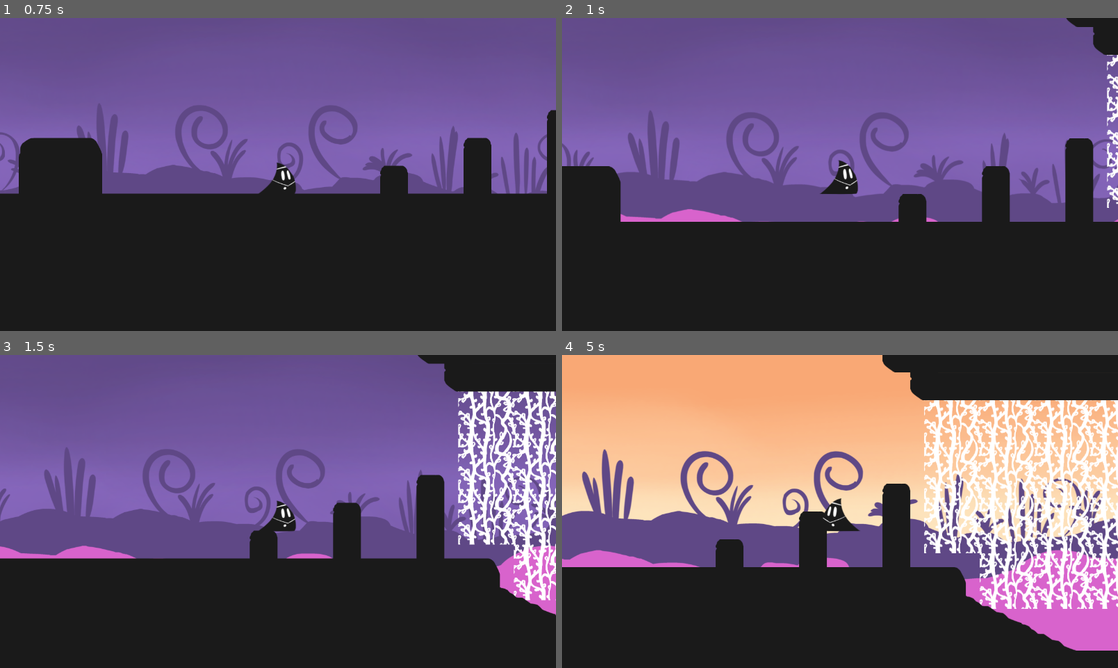
Above: before the commit, frames 1-4 (two rows, left to right).
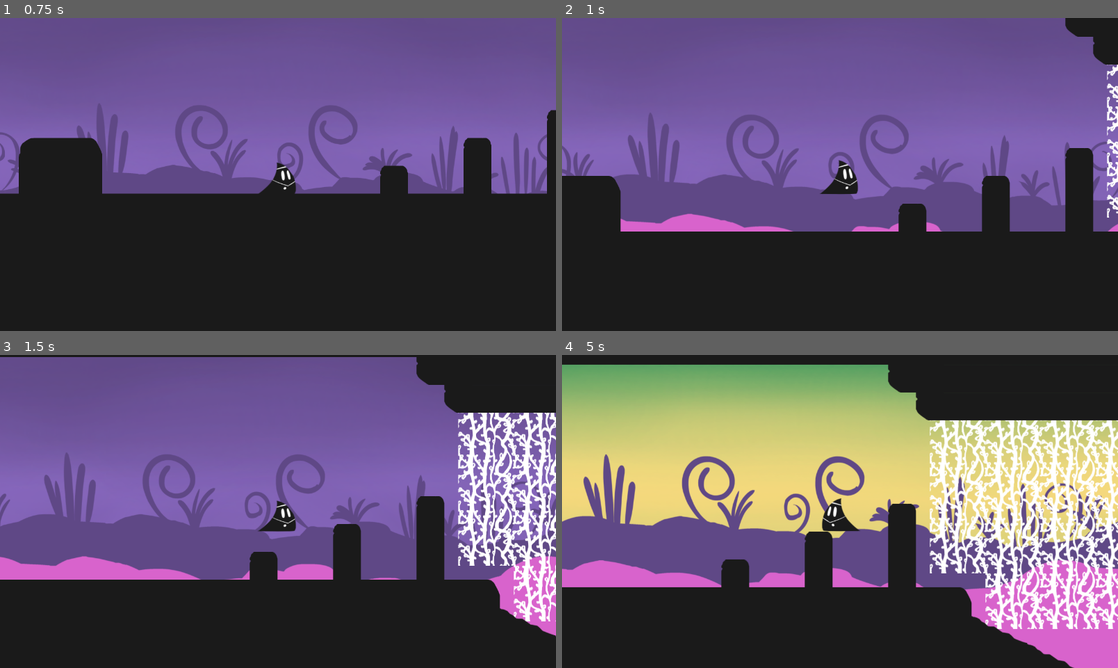
Above: after the commit, the same moments.

Repository: NicholasFlood2000/PirateSoftwareShadowAlchemy
Game: Godot game, scene res://Scenes/Levels/test/TestTest.tscn
Two runs of this game, one before a commit and one after it. Both use one fixed random seed, a clock stepped at 60 frames per second and the inputs below. This scene is started directly instead of the project's main scene.
Inputs:
- Up to frame 1 (0.75 s): hold D (MoveRight) from 0.53 s (still down)
- Up to frame 2 (1 s): keep holding D (MoveRight); tap Space (Jump) at 0.77 s
- Up to frame 3 (1.5 s): keep holding D (MoveRight)
- Up to frame 4 (5 s): tap Space (Jump) at 1.52, 3.02, 3.77, 4.52 s; release D (MoveRight) at 2.03 s; hold Left (MoveLeft) 2.03-2.78 s; hold D (MoveRight) 2.78-4.28 s; tap ` (Debug) at 4.15 s; hold Left (MoveLeft) from 4.28 s (still down)

Frame 1 is identical in both runs. In frame 2, 6.1% of the frame differs, in the area x 0-100%, y 0-69%; in frame 3, 19%; in frame 4, 58%, in the area x 0-100%, y 0-100%.

Commit message:
Adds Tree Platforms
Adds tree modulation and platforms. Replaces fire background to earth background

Diff:
--- a/Objects/player.tscn
+++ b/Objects/player.tscn
@@ -5,6 +5,61 @@
 
 [sub_resource type="RectangleShape2D" id="RectangleShape2D_chcsq"]
 size = Vector2(60, 76)
+
+[sub_resource type="Animation" id="Animation_0pui7"]
+length = 0.001
+tracks/0/type = "value"
+tracks/0/imported = false
+tracks/0/enabled = true
+tracks/0/path = NodePath("sprite/player_sprite:frame")
+tracks/0/interp = 1
+tracks/0/loop_wrap = true
+tracks/0/keys = {
+"times": PackedFloat32Array(0),
+"transitions": PackedFloat32Array(1),
+"update": 1,
+"values": [0]
+}
+tracks/1/type = "value"
+tracks/1/imported = false
+tracks/1/enabled = true
+tracks/1/path = NodePath("sprite/player_sprite:scale")
+tracks/1/interp = 1
+tracks/1/loop_wrap = true
+tracks/1/keys = {
+"times": PackedFloat32Array(0),
+"transitions": PackedFloat32Array(1),
+"update": 0,
+"values": [Vector2(1, 1)]
+}
+tracks/2/type = "value"
+tracks/2/imported = false
+tracks/2/enabled = true
+tracks/2/path = NodePath("sprite/player_sprite:position")
+tracks/2/interp = 1
+tracks/2/loop_wrap = true
+tracks/2/keys = {
+"times": PackedFloat32Array(0),
+"transitions": PackedFloat32Array(1),
+"update": 0,
+"values": [Vector2(0, 0)]
+}
+
+[sub_resource type="Animation" id="Animation_7cwi4"]
+resource_name = "fall"
+step = 0.05
+tracks/0/type = "value"
+tracks/0/imported = false
+tracks/0/enabled = true
+tracks/0/path = NodePath("sprite/player_sprite:frame")
+tracks/0/interp = 1
+tracks/0/loop_wrap = true
+tracks/0/keys = {
+"times": PackedFloat32Array(0, 0.15, 0.25),
+"transitions": PackedFloat32Array(1, 1, 1),
+"update": 1,
+"values": [1, 2, 3]
+}
 
 [sub_resource type="Animation" id="Animation_o2tiu"]
 resource_name = "idle"
@@ -45,43 +100,35 @@
 "values": [Vector2(1, 1)]
 }
 
-[sub_resource type="Animation" id="Animation_0pui7"]
-length = 0.001
-tracks/0/type = "value"
-tracks/0/imported = false
-tracks/0/enabled = true
-tracks/0/path = NodePath("sprite/player_sprite:frame")
-tracks/0/interp = 1
-tracks/0/loop_wrap = true
-tracks/0/keys = {
-"times": PackedFloat32Array(0),
-"transitions": PackedFloat32Array(1),
-"update": 1,
-"values": [0]
-}
-tracks/1/type = "value"
-tracks/1/imported = false
-tracks/1/enabled = true
-tracks/1/path = NodePath("sprite/player_sprite:scale")
-tracks/1/interp = 1
-tracks/1/loop_wrap = true
-tracks/1/keys = {
-"times": PackedFloat32Array(0),
-"transitions": PackedFloat32Array(1),
-"update": 0,
-"values": [Vector2(1, 1)]
-}
-tracks/2/type = "value"
-tracks/2/imported = false
-tracks/2/enabled = true
-tracks/2/path = NodePath("sprite/player_sprite:position")
-tracks/2/interp = 1
-tracks/2/loop_wrap = true
-tracks/2/keys = {
-"times": PackedFloat32Array(0),
-"transitions": PackedFloat32Array(1),
-"update": 0,
-"values": [Vector2(0, 0)]
+[sub_resource type="Animation" id="Animation_d1fjj"]
+resource_name = "jump"
+tracks/0/type = "value"
+tracks/0/imported = false
+tracks/0/enabled = true
+tracks/0/path = NodePath("sprite/player_sprite:frame")
+tracks/0/interp = 1
+tracks/0/loop_wrap = true
+tracks/0/keys = {
+"times": PackedFloat32Array(0),
+"transitions": PackedFloat32Array(1),
+"update": 1,
+"values": [1]
+}
+
+[sub_resource type="Animation" id="Animation_dq5bj"]
+resource_name = "turn_around"
+step = 0.05
+tracks/0/type = "value"
+tracks/0/imported = false
+tracks/0/enabled = true
+tracks/0/path = NodePath("sprite/player_sprite:frame")
+tracks/0/interp = 1
+tracks/0/loop_wrap = true
+tracks/0/keys = {
+"times": PackedFloat32Array(0, 0.15, 0.25, 0.4, 0.5),
+"transitions": PackedFloat32Array(1, 1, 1, 1, 1),
+"update": 1,
+"values": [4, 5, 6, 7, 8]
 }
 
 [sub_resource type="Animation" id="Animation_b7g7h"]
@@ -126,53 +173,6 @@
 "values": [Vector2(0, 0), Vector2(0, 5), Vector2(0, 5), Vector2(0, 0), Vector2(0, 0)]
 }
 
-[sub_resource type="Animation" id="Animation_d1fjj"]
-resource_name = "jump"
-tracks/0/type = "value"
-tracks/0/imported = false
-tracks/0/enabled = true
-tracks/0/path = NodePath("sprite/player_sprite:frame")
-tracks/0/interp = 1
-tracks/0/loop_wrap = true
-tracks/0/keys = {
-"times": PackedFloat32Array(0),
-"transitions": PackedFloat32Array(1),
-"update": 1,
-"values": [1]
-}
-
-[sub_resource type="Animation" id="Animation_7cwi4"]
-resource_name = "fall"
-step = 0.05
-tracks/0/type = "value"
-tracks/0/imported = false
-tracks/0/enabled = true
-tracks/0/path = NodePath("sprite/player_sprite:frame")
-tracks/0/interp = 1
-tracks/0/loop_wrap = true
-tracks/0/keys = {
-"times": PackedFloat32Array(0, 0.15, 0.25),
-"transitions": PackedFloat32Array(1, 1, 1),
-"update": 1,
-"values": [1, 2, 3]
-}
-
-[sub_resource type="Animation" id="Animation_dq5bj"]
-resource_name = "turn_around"
-step = 0.05
-tracks/0/type = "value"
-tracks/0/imported = false
-tracks/0/enabled = true
-tracks/0/path = NodePath("sprite/player_sprite:frame")
-tracks/0/interp = 1
-tracks/0/loop_wrap = true
-tracks/0/keys = {
-"times": PackedFloat32Array(0, 0.15, 0.25, 0.4, 0.5),
-"transitions": PackedFloat32Array(1, 1, 1, 1, 1),
-"update": 1,
-"values": [4, 5, 6, 7, 8]
-}
-
 [sub_resource type="AnimationLibrary" id="AnimationLibrary_3y805"]
 _data = {
 "RESET": SubResource("Animation_0pui7"),
@@ -184,6 +184,8 @@
 }
 
 [node name="Player" type="CharacterBody2D"]
+z_index = 5
+floor_snap_length = 10.0
 script = ExtResource("1_wk67q")
 
 [node name="CollisionShape2D" type="CollisionShape2D" parent="."]
--- a/Scenes/Levels/base_level.tscn
+++ b/Scenes/Levels/base_level.tscn
@@ -2,11 +2,11 @@
 
 [ext_resource type="Script" path="res://Scripts/Level.gd" id="1_kebkd"]
 [ext_resource type="Texture2D" uid="uid://b1g0kx7kwn8w0" path="res://Assets/Graphics/MoreTiles2.png" id="1_yvmax"]
-[ext_resource type="Texture2D" uid="uid://wyym0uc5vxhx" path="res://Assets/Graphics/FireParallax2.png" id="2_7yue0"]
+[ext_resource type="Texture2D" uid="uid://cn3pyraxxsub1" path="res://Assets/Graphics/GrassBackground.png" id="2_gde4f"]
 [ext_resource type="Script" path="res://Scripts/Camera.gd" id="2_xvrj2"]
-[ext_resource type="Texture2D" uid="uid://cne0jutjstal6" path="res://Assets/Graphics/FireParallax1.png" id="3_l7o2e"]
-[ext_resource type="Texture2D" uid="uid://vode1ke151a5" path="res://Assets/Graphics/FireBackground.png" id="3_x7jug"]
+[ext_resource type="Texture2D" uid="uid://blget2uen20g6" path="res://Assets/Graphics/GrassParallax2.png" id="3_n4mmx"]
 [ext_resource type="Texture2D" uid="uid://0f4om11ea4jr" path="res://Assets/Graphics/WaterBackground.png" id="4_wy01d"]
+[ext_resource type="Texture2D" uid="uid://bllvlblnebk8j" path="res://Assets/Graphics/GrassParallax1.png" id="4_xrirw"]
 [ext_resource type="Texture2D" uid="uid://bvadp7txaxst6" path="res://Assets/Graphics/WaterParallax2.png" id="5_775rm"]
 [ext_resource type="Texture2D" uid="uid://bbgk1pel4ovig" path="res://Assets/Graphics/WaterParallax1.png" id="6_62yhw"]
 [ext_resource type="Material" uid="uid://dj51ycwt4n72n" path="res://Shaders/Blur.tres" id="7_b355m"]
@@ -212,31 +212,31 @@
 [node name="BaseLevel" type="Node2D"]
 script = ExtResource("1_kebkd")
 
-[node name="FireBackground" type="ParallaxBackground" parent="."]
-
-[node name="FireBackground2" type="Sprite2D" parent="FireBackground"]
+[node name="EarthBackground" type="ParallaxBackground" parent="."]
+
+[node name="EarthBackground2" type="Sprite2D" parent="EarthBackground"]
 visible = false
-texture = ExtResource("3_x7jug")
-centered = false
-
-[node name="ParallaxLayer2" type="ParallaxLayer" parent="FireBackground"]
+texture = ExtResource("2_gde4f")
+centered = false
+
+[node name="ParallaxLayer2" type="ParallaxLayer" parent="EarthBackground"]
 motion_scale = Vector2(0.25, 0.25)
 motion_mirroring = Vector2(1280, 0)
 
-[node name="Sprite2D" type="Sprite2D" parent="FireBackground/ParallaxLayer2"]
+[node name="Sprite2D" type="Sprite2D" parent="EarthBackground/ParallaxLayer2"]
 visible = false
 position = Vector2(0, 119)
-texture = ExtResource("2_7yue0")
-centered = false
-
-[node name="ParallaxLayer" type="ParallaxLayer" parent="FireBackground"]
+texture = ExtResource("3_n4mmx")
+centered = false
+
+[node name="ParallaxLayer" type="ParallaxLayer" parent="EarthBackground"]
 motion_scale = Vector2(0.5, 0.5)
 motion_mirroring = Vector2(1280, 0)
 
-[node name="Sprite2D" type="Sprite2D" parent="FireBackground/ParallaxLayer"]
+[node name="Sprite2D" type="Sprite2D" parent="EarthBackground/ParallaxLayer"]
 visible = false
 position = Vector2(0, 142)
-texture = ExtResource("3_l7o2e")
+texture = ExtResource("4_xrirw")
 centered = false
 
 [node name="WaterBackground" type="ParallaxBackground" parent="."]
@@ -277,6 +277,8 @@
 [node name="TileMap" type="TileMap" parent="."]
 tile_set = SubResource("TileSet_3uvdj")
 format = 2
+layer_1/name = "Vines"
+layer_1/tile_data = PackedInt32Array()
 
 [node name="Player" parent="." instance=ExtResource("10_mtodc")]
 
--- a/Scenes/Levels/test/TestTest.tscn
+++ b/Scenes/Levels/test/TestTest.tscn
@@ -1,14 +1,15 @@
-[gd_scene load_steps=10 format=3 uid="uid://r7c8bdc0ltmg"]
+[gd_scene load_steps=11 format=3 uid="uid://r7c8bdc0ltmg"]
 
 [ext_resource type="PackedScene" uid="uid://cinn1kp7a37h5" path="res://Scenes/Levels/base_level.tscn" id="1_wranl"]
-[ext_resource type="Texture2D" uid="uid://bqgj8rxbu4201" path="res://Assets/Graphics/Tree2Branch2.png" id="4_6melm"]
 [ext_resource type="Texture2D" uid="uid://bjg42hw66hehb" path="res://Assets/Graphics/Tree.png" id="6_6h0k0"]
 [ext_resource type="Texture2D" uid="uid://opuck81b4cf7" path="res://Assets/Graphics/Tree trunk bottom.png" id="6_yocyo"]
+[ext_resource type="PackedScene" uid="uid://dyg0b8w5epe4x" path="res://Scenes/Objects/Trees/tree_trunk_platform_1.tscn" id="7_1dxy4"]
 [ext_resource type="Texture2D" uid="uid://cxymhl6d5g3io" path="res://Assets/Graphics/White Vine 120.png" id="7_e4kwc"]
-[ext_resource type="Texture2D" uid="uid://bwvojkbqtk3w8" path="res://Assets/Graphics/Tree trunk platform 1.png" id="7_eia5h"]
 [ext_resource type="Texture2D" uid="uid://c17wida2j8dwe" path="res://Assets/Graphics/White small Vine 120.png" id="7_yprq7"]
-[ext_resource type="Texture2D" uid="uid://dqj3p81k24jf5" path="res://Assets/Graphics/Tree trunk platform 2.png" id="8_lbxwi"]
+[ext_resource type="PackedScene" uid="uid://ds2o7rq81j15c" path="res://Scenes/Objects/Trees/tree_trunk_platform_2.tscn" id="8_rdijl"]
 [ext_resource type="Texture2D" uid="uid://c4l2hgr1jbn4a" path="res://Assets/Graphics/Tree top.png" id="8_ydxq2"]
+[ext_resource type="PackedScene" uid="uid://d0uj15vrm0v1s" path="res://Scenes/Objects/Trees/tree_2_branch_2.tscn" id="9_kp3mv"]
+[ext_resource type="Script" path="res://Scripts/TreeModulation.gd" id="10_su4ho"]
 
 [node name="BaseLevel" instance=ExtResource("1_wranl")]
 
@@ -21,10 +22,12 @@
 [node name="Tree" type="Sprite2D" parent="." index="5"]
 position = Vector2(2110, 769)
 texture = ExtResource("6_6h0k0")
+script = ExtResource("10_su4ho")
 
 [node name="Tree2" type="Sprite2D" parent="." index="6"]
 position = Vector2(2357, 767)
 texture = ExtResource("6_6h0k0")
+script = ExtResource("10_su4ho")
 
 [node name="WhiteVine120" type="Sprite2D" parent="." index="7"]
 position = Vector2(2913, 372)
@@ -42,26 +45,29 @@
 position = Vector2(2561, 312)
 texture = ExtResource("7_yprq7")
 
-[node name="TreeTop" type="Sprite2D" parent="." index="11"]
+[node name="BigTree" type="Node" parent="." index="11"]
+
+[node name="TreeTop" type="Sprite2D" parent="BigTree" index="0"]
 position = Vector2(1967, 460)
 texture = ExtResource("8_ydxq2")
+script = ExtResource("10_su4ho")
 
-[node name="TreeTrunkBottom" type="Sprite2D" parent="." index="12"]
+[node name="TreeTrunkBottom" type="Sprite2D" parent="BigTree" index="1"]
 position = Vector2(1966, 773)
 texture = ExtResource("6_yocyo")
+script = ExtResource("10_su4ho")
 
-[node name="TreeTrunkBottom2" type="Sprite2D" parent="." index="13"]
+[node name="TreeTrunkBottom2" type="Sprite2D" parent="BigTree" index="2"]
 position = Vector2(1968, 570)
 texture = ExtResource("6_yocyo")
+script = ExtResource("10_su4ho")
 
-[node name="TreeTrunkPlatform1" type="Sprite2D" parent="." index="14"]
+[node name="TreeTrunkPlatform1" parent="BigTree" index="3" instance=ExtResource("7_1dxy4")]
 position = Vector2(2042, 655)
-texture = ExtResource("7_eia5h")
 
-[node name="TreeTrunkPlatform2" type="Sprite2D" parent="." index="15"]
+[node name="TreeTrunkPlatform2" parent="BigTree" index="4" instance=ExtResource("8_rdijl")]
 position = Vector2(1903, 734)
-texture = ExtResource("8_lbxwi")
 
-[node name="Tree2Branch2" type="Sprite2D" parent="." index="16"]
-position = Vector2(1977, 795)
-texture = ExtResource("4_6melm")
+[node name="Tree2Branch2" parent="BigTree" index="5" instance=ExtResource("9_kp3mv")]
+position = Vector2(1976, 801)
+script = ExtResource("10_su4ho")
--- /dev/null
+++ b/Scenes/Objects/Trees/tree_2_branch_2.tscn
@@ -0,0 +1,16 @@
+[gd_scene load_steps=3 format=3 uid="uid://d0uj15vrm0v1s"]
+
+[ext_resource type="Texture2D" uid="uid://bqgj8rxbu4201" path="res://Assets/Graphics/Tree2Branch2.png" id="1_vsbwb"]
+
+[sub_resource type="RectangleShape2D" id="RectangleShape2D_61i21"]
+size = Vector2(80.5, 20)
+
+[node name="Tree2Branch2" type="Sprite2D"]
+texture = ExtResource("1_vsbwb")
+
+[node name="Area2D" type="StaticBody2D" parent="."]
+
+[node name="CollisionShape2D" type="CollisionShape2D" parent="Area2D"]
+position = Vector2(54.75, -23)
+shape = SubResource("RectangleShape2D_61i21")
+one_way_collision = true
--- /dev/null
+++ b/Scenes/Objects/Trees/tree_trunk_platform_1.tscn
@@ -0,0 +1,18 @@
+[gd_scene load_steps=4 format=3 uid="uid://dyg0b8w5epe4x"]
+
+[ext_resource type="Texture2D" uid="uid://bwvojkbqtk3w8" path="res://Assets/Graphics/Tree trunk platform 1.png" id="1_cmhp5"]
+[ext_resource type="Script" path="res://Scripts/TreeModulation.gd" id="2_opfft"]
+
+[sub_resource type="RectangleShape2D" id="RectangleShape2D_7hpw8"]
+size = Vector2(148, 31)
+
+[node name="TreeTrunkPlatform1" type="Sprite2D"]
+texture = ExtResource("1_cmhp5")
+script = ExtResource("2_opfft")
+
+[node name="StaticBody2D" type="StaticBody2D" parent="."]
+
+[node name="CollisionShape2D" type="CollisionShape2D" parent="StaticBody2D"]
+position = Vector2(27, -45.5)
+shape = SubResource("RectangleShape2D_7hpw8")
+one_way_collision = true
--- /dev/null
+++ b/Scenes/Objects/Trees/tree_trunk_platform_2.tscn
@@ -0,0 +1,18 @@
+[gd_scene load_steps=4 format=3 uid="uid://ds2o7rq81j15c"]
+
+[ext_resource type="Texture2D" uid="uid://dqj3p81k24jf5" path="res://Assets/Graphics/Tree trunk platform 2.png" id="1_f4yq4"]
+[ext_resource type="Script" path="res://Scripts/TreeModulation.gd" id="2_x3hs7"]
+
+[sub_resource type="RectangleShape2D" id="RectangleShape2D_v1kio"]
+size = Vector2(119, 30)
+
+[node name="TreeTrunkPlatform2" type="Sprite2D"]
+texture = ExtResource("1_f4yq4")
+script = ExtResource("2_x3hs7")
+
+[node name="StaticBody2D" type="StaticBody2D" parent="."]
+
+[node name="CollisionShape2D" type="CollisionShape2D" parent="StaticBody2D"]
+position = Vector2(-29.5, -3)
+shape = SubResource("RectangleShape2D_v1kio")
+one_way_collision = true
--- /dev/null
+++ b/Scripts/Colors.gd
@@ -0,0 +1,13 @@
+extends Node
+
+var ShadowColor: Color = Color.hex(0x1a1a1aFF)
+var EarthColor: Color = Color.hex(0x00FF00FF)
+
+# Called when the node enters the scene tree for the first time.
+func _ready():
+	pass # Replace with function body.
+
+
+# Called every frame. 'delta' is the elapsed time since the previous frame.
+func _process(delta):
+	pass
--- a/Scripts/Level.gd
+++ b/Scripts/Level.gd
@@ -1,13 +1,15 @@
 extends Node2D
 
-@onready var EarthBackgroundMain = $FireBackground
-@onready var EarthBackgroundBack = $FireBackground/FireBackground2
-@onready var EarthBackgroundMiddle = $FireBackground/ParallaxLayer2/Sprite2D
-@onready var EarthBackgroundFront = $FireBackground/ParallaxLayer/Sprite2D
+@onready var EarthBackgroundMain = $EarthBackground
+@onready var EarthBackgroundBack = $EarthBackground/EarthBackground2
+@onready var EarthBackgroundMiddle = $EarthBackground/ParallaxLayer2/Sprite2D
+@onready var EarthBackgroundFront = $EarthBackground/ParallaxLayer/Sprite2D
 @onready var WaterBackgroundMain = $WaterBackground
 @onready var WaterBackgroundBack = $WaterBackground/WaterBackground2
 @onready var WaterBackgroundMiddle = $WaterBackground/ParallaxLayer2/Sprite2D
 @onready var WaterBackgroundFront = $WaterBackground/ParallaxLayer3/Sprite2D
+
+signal BackgroundChanged(NewBackground)
 
 var LayerNum = -100
 var CurrentBackground = "Water"
@@ -52,3 +54,4 @@
 			WaterBackgroundFront.visible = false
 			EarthBackgroundFront.visible = true
 			CurrentBackground = "Earth"
+			BackgroundChanged.emit("Earth")
--- a/Scripts/Player.gd
+++ b/Scripts/Player.gd
@@ -2,7 +2,7 @@
 
 
 const SPEED = 400.0
-const JUMP_VELOCITY = -400.0
+const JUMP_VELOCITY = -500.0
 
 # Get the gravity from the project settings to be synced with RigidBody nodes.
 var gravity = ProjectSettings.get_setting("physics/2d/default_gravity")
--- /dev/null
+++ b/Scripts/TreeModulation.gd
@@ -0,0 +1,18 @@
+extends Sprite2D
+
+# Called when the node enters the scene tree for the first time.
+func _ready():
+	get_tree().current_scene.BackgroundChanged.connect(_BackgroundChanged)
+	pass # Replace with function body.
+
+
+# Called every frame. 'delta' is the elapsed time since the previous frame.
+func _process(delta):
+	pass
+
+func _BackgroundChanged(NewBackground):
+	if(NewBackground == "Earth"):
+		modulate = Colors.EarthColor
+	else:
+		modulate = Colors.ShadowColor
+	pass
--- a/project.godot
+++ b/project.godot
@@ -18,6 +18,7 @@
 [autoload]
 
 GlobalSettings="*res://Scripts/GlobalSettings.gd"
+Colors="*res://Scripts/Colors.gd"
 
 [display]
 
